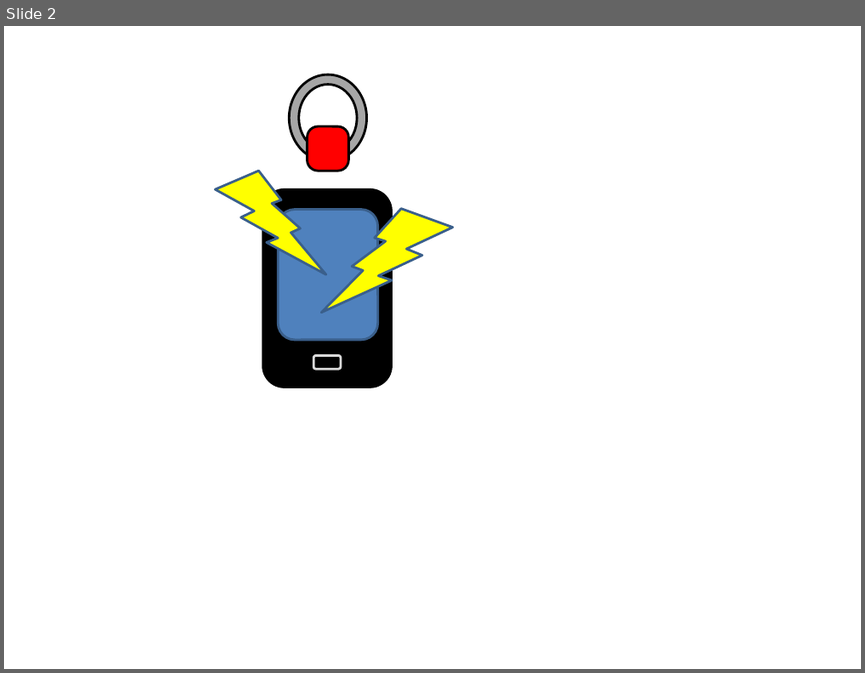
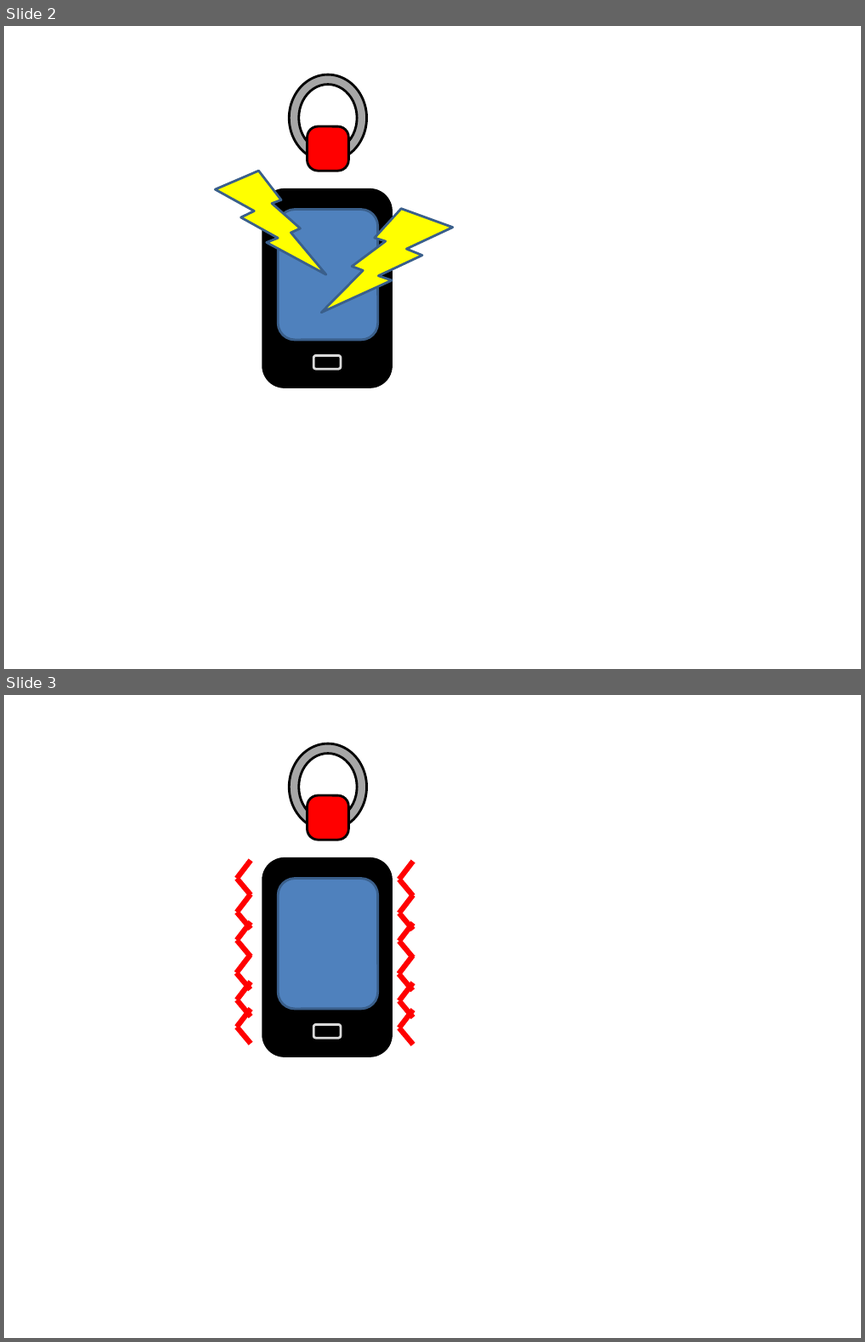
Before and after one commit to hhosaka/MannerTimer, a slide deck: image/icon.pptx. Shown one above the other, each under a label of ours: slide 2 before the commit, slides 2 and 3 after it. The pictures are 865x673 and 865x1342 pixels, drawn with LibreOffice and Linux fonts; fonts in the diff are those of the drawing. Boxes give left, top, right and bottom in pixels: in the first picture for what was removed or moved away, otherwise in the second. Text is boxed around its words. In the diff, an @@ line names an element or a change of style, - is before the commit and + after.

```diff
--- a/image/icon.pptx
+++ b/image/icon.pptx
@@ slide 3 added at bbox=[4, 695, 861, 1338], background #FFFFFF @@
@@ donut added at bbox=[290, 743, 367, 830], fill #A6A6A6, outline #000000 2 pt @@
@@ rounded rectangle added at bbox=[307, 795, 348, 839], fill #FF0000, outline #000000 2 pt @@
@@ line added from (250, 861) to (237, 879), #FF0000 4.5 pt @@
@@ rounded rectangle added at bbox=[262, 859, 392, 1055], fill #000000, outline #000000 2 pt @@
@@ line added from (413, 862) to (399, 879), #FF0000 4.5 pt @@
@@ line added from (250, 895) to (237, 879), #FF0000 4.5 pt @@
@@ line added from (250, 894) to (237, 912), #FF0000 4.5 pt @@
@@ rounded rectangle added at bbox=[279, 879, 378, 1009], fill #4F81BD, outline #3A5F8C 2 pt @@
@@ line added from (413, 896) to (399, 879), #FF0000 4.5 pt @@
@@ line added from (413, 895) to (399, 913), #FF0000 4.5 pt @@
@@ line added from (250, 929) to (237, 912), #FF0000 4.5 pt @@
@@ line added from (250, 922) to (237, 940), #FF0000 4.5 pt @@
@@ line added from (413, 930) to (399, 913), #FF0000 4.5 pt @@
@@ line added from (413, 923) to (399, 941), #FF0000 4.5 pt @@
@@ line added from (250, 956) to (237, 940), #FF0000 4.5 pt @@
@@ line added from (413, 957) to (399, 941), #FF0000 4.5 pt @@
@@ line added from (250, 954) to (236, 973), #FF0000 4.5 pt @@
@@ line added from (250, 990) to (236, 973), #FF0000 4.5 pt @@
@@ line added from (413, 955) to (399, 974), #FF0000 4.5 pt @@
@@ line added from (413, 991) to (399, 974), #FF0000 4.5 pt @@
@@ line added from (250, 982) to (237, 1000), #FF0000 4.5 pt @@
@@ line added from (250, 1016) to (237, 1000), #FF0000 4.5 pt @@
@@ line added from (413, 983) to (399, 1001), #FF0000 4.5 pt @@
@@ line added from (250, 1009) to (237, 1027), #FF0000 4.5 pt @@
@@ rounded rectangle added at bbox=[313, 1024, 340, 1038], fill #000000, outline #D9D9D9 2 pt @@
@@ line added from (413, 1017) to (399, 1001), #FF0000 4.5 pt @@
@@ line added from (413, 1009) to (399, 1027), #FF0000 4.5 pt @@
@@ line added from (250, 1043) to (237, 1027), #FF0000 4.5 pt @@
@@ line added from (413, 1044) to (399, 1027), #FF0000 4.5 pt @@
```
Also in this commit, not shown: 3 other slides added, 6 other files.
